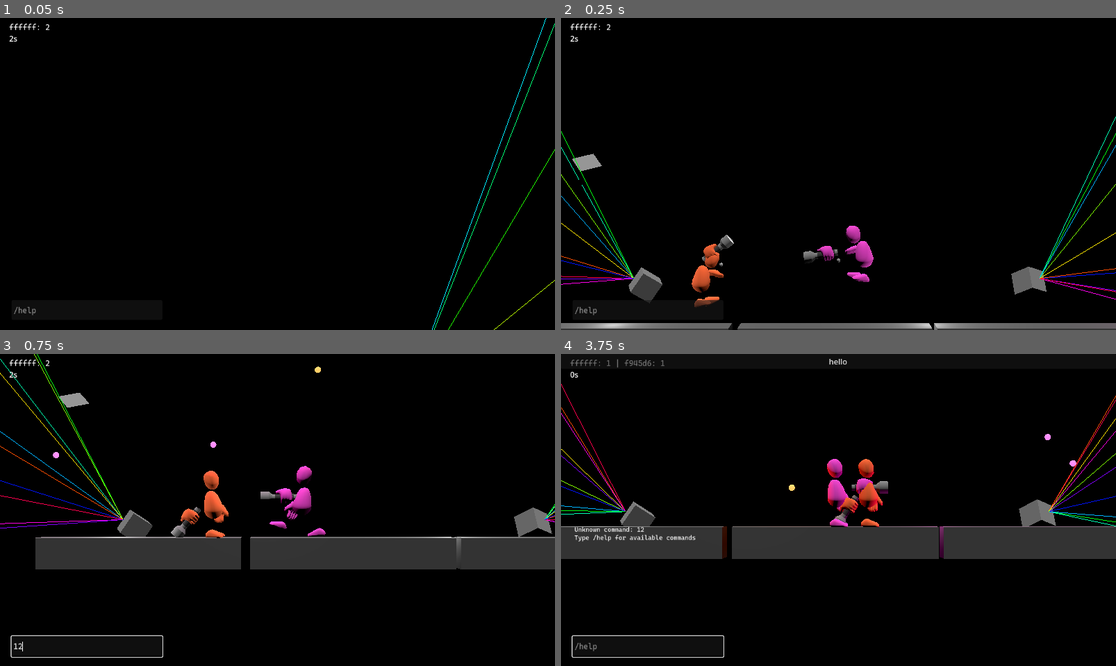
Above: before the commit, frames 1-4 (two rows, left to right).
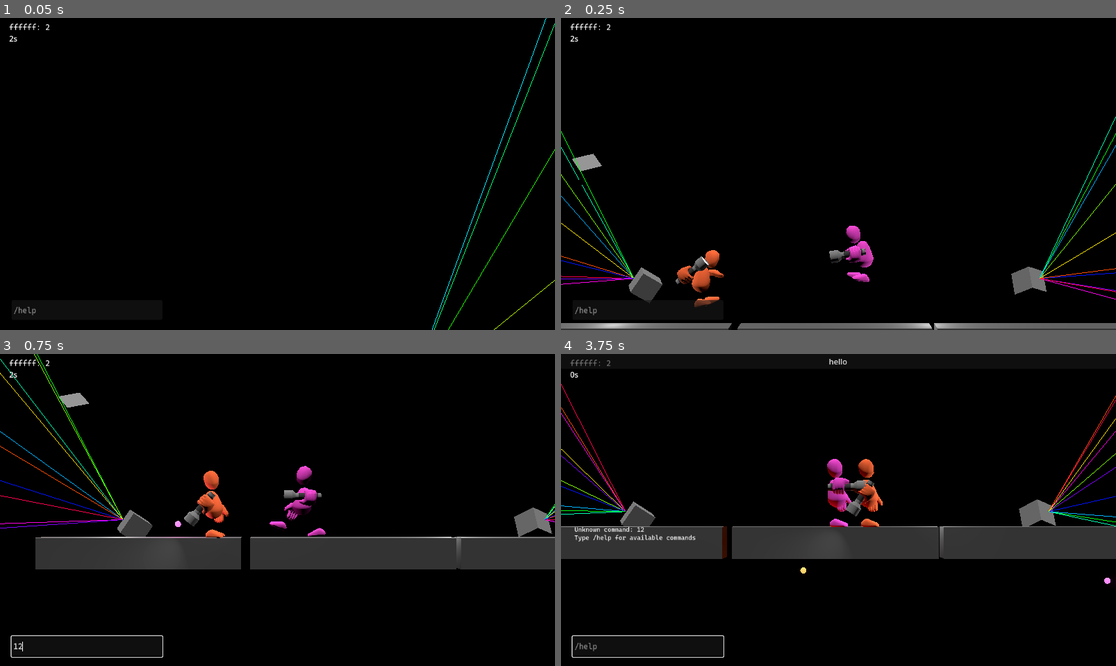
Above: after the commit, the same moments.

Repository: theowiik/project-epic-footsies-2
Game: Godot game, scene res://scenes/main.tscn
Two runs of this game, one before a commit and one after it. Both use one fixed random seed, a clock stepped at 60 frames per second and the inputs below. The engine's default icon, where the game draws it, is replaced by a stand-in: a white triangle on a blue panel in a dark square.
Inputs (mouse positions are in pixels of both pictures, inside the frame that each line leads up to):
- Up to frame 1 (0.05 s): no input
- Up to frame 2 (0.25 s): no input
- Up to frame 3 (0.75 s): click (88, 647) at 0.52 s; type "12" at 0.6 s
- Up to frame 4 (3.75 s): tap Enter at 1.25 s; move the mouse to (960, 494) at 1.27 s; hold D 1.28-2.03 s; tap J every 0.75 s from 1.35 to 3.6 s; click (960, 494) at 1.42 s; tap Space at 1.52, 2.27 s; move the mouse to (727, 525) at 2.02 s; hold S 2.03-2.78 s; move the mouse to (894, 441) at 2.77 s; hold D 2.78-3.53 s; move the mouse to (810, 572) at 3.52 s; hold W from 3.53 s (still down); click (810, 572) at 3.67 s

Frame 1 is identical in both runs. In frame 2, 0.7% of the frame differs, in the area x 20-55%, y 68-91%; in frame 3, 0.9%; in frame 4, 1.2%, in the area x 8-99%, y 1-74%.

Commit message:
Improve shooting (#39)
* Shoot from flashlight position

* Simplify flashlight meshes

* Move flashlight to the side

Diff:
--- a/game/objects/player/flashlight.tscn
+++ b/game/objects/player/flashlight.tscn
@@ -1,47 +1,30 @@
-[gd_scene load_steps=8 format=3 uid="uid://v38g5whwnt52"]
+[gd_scene load_steps=5 format=3 uid="uid://v38g5whwnt52"]
 
 [ext_resource type="Script" uid="uid://bpme3thc2gylf" path="res://scripts/flashlight.gd" id="1_h1fso"]
-[ext_resource type="Material" uid="uid://b1gx6182iwfew" path="res://materials/dark_material.tres" id="2_rti1r"]
 [ext_resource type="PackedScene" uid="uid://c7tevucxnacfx" path="res://objects/player/flashlight_only.tscn" id="3_wcc41"]
 [ext_resource type="PackedScene" uid="uid://blc5ishx88q0k" path="res://objects/player/hand_only.tscn" id="4_r5ew8"]
 
-[sub_resource type="CylinderMesh" id="CylinderMesh_o47a2"]
-material = ExtResource("2_rti1r")
-top_radius = 0.1
-bottom_radius = 0.1
-height = 0.7
-
-[sub_resource type="CylinderMesh" id="CylinderMesh_dqtkv"]
-material = ExtResource("2_rti1r")
-top_radius = 0.2
-bottom_radius = 0.1
-height = 0.2
-
 [sub_resource type="BoxShape3D" id="BoxShape3D_dqtkv"]
-size = Vector3(0.5827637, 0.5626068, 0.98846436)
+size = Vector3(0.5827637, 0.5626068, 1.252243)
 
 [node name="Flashlight" type="RigidBody3D"]
 collision_layer = 4
 script = ExtResource("1_h1fso")
 
-[node name="MeshInstance3D" type="MeshInstance3D" parent="."]
-transform = Transform3D(1, 0, 0, 0, -4.371139e-08, -1, 0, 1, -4.371139e-08, 0, 0, 0)
-visible = false
-mesh = SubResource("CylinderMesh_o47a2")
-
-[node name="MeshInstance3D2" type="MeshInstance3D" parent="."]
-transform = Transform3D(1, 0, 0, 0, -4.371139e-08, 1, 0, -1, -4.371139e-08, 0, 0, -0.4334725)
-visible = false
-mesh = SubResource("CylinderMesh_dqtkv")
-
-[node name="SpotLight3D" type="SpotLight3D" parent="."]
-transform = Transform3D(1, 0, 0, 0, 1, 0, 0, 0, 1, 0, 0, -0.5192648)
-
 [node name="CollisionShape3D" type="CollisionShape3D" parent="."]
-transform = Transform3D(1, 0, 0, 0, 1, 0, 0, 0, 1, 0.010620117, 0.045021057, -0.10714722)
+transform = Transform3D(1, 0, 0, 0, 1, 0, 0, 0, 1, 0.010620117, 0.045021057, -0.2022171)
 shape = SubResource("BoxShape3D_dqtkv")
 
-[node name="FlashlightOnly" parent="." instance=ExtResource("3_wcc41")]
+[node name="ShootPosition" type="Marker3D" parent="."]
+transform = Transform3D(1, 0, 0, 0, 1, 0, 0, 0, 1, 0, 0, -1.0954229)
 
-[node name="HandOnly" parent="." instance=ExtResource("4_r5ew8")]
+[node name="Visuals" type="Node3D" parent="."]
+transform = Transform3D(1, 0, 0, 0, 1, 0, 0, 0, 1, 1.0928963, 0, 0)
+
+[node name="FlashlightOnly" parent="Visuals" instance=ExtResource("3_wcc41")]
+
+[node name="HandOnly" parent="Visuals" instance=ExtResource("4_r5ew8")]
 transform = Transform3D(-1, 8.742278e-08, 0, -8.742278e-08, -1, 0, 0, 0, 1, 0, 0, 0)
+
+[node name="SpotLight3D" type="SpotLight3D" parent="Visuals"]
+transform = Transform3D(1, 0, 0, 0, 1, 0, 0, 0, 1, 0, 0, -0.821754)
--- a/game/objects/player/player.tscn
+++ b/game/objects/player/player.tscn
@@ -1211,10 +1211,6 @@
 &"walk": SubResource("Animation_ykyjo")
 }
 
-[sub_resource type="SphereMesh" id="SphereMesh_i8sra"]
-radius = 0.06
-height = 0.13
-
 [node name="Player" type="CharacterBody3D" groups=["players"]]
 collision_layer = 2
 collision_mask = 3
@@ -1245,7 +1241,7 @@
 visible = false
 
 [node name="LeftFoot" parent="Body" instance=ExtResource("7_i825w")]
-transform = Transform3D(-0.043356128, 0.36305597, 0.93075764, 0.016893394, 0.9317669, -0.36266264, -0.998916, 7.450578e-09, -0.04653109, -0.48053372, -0.72694933, 0)
+transform = Transform3D(-0.043356128, 0.36305597, 0.93075764, 0.016893394, 0.9317669, -0.36266264, -0.9989159, 7.450578e-09, -0.04653109, -0.48053372, -0.72694933, 0)
 
 [node name="RightFoot" parent="Body" instance=ExtResource("8_3rfka")]
 transform = Transform3D(0.38144568, -0.46780634, 0.79728025, 0.2018969, 0.8838307, 0.42199564, -0.9020742, 1.4901158e-08, 0.43158168, 0.5934705, -0.58153754, 0.06384897)
@@ -1260,10 +1256,7 @@
 transform = Transform3D(1, 0, 0, 0, 1, 0, 0, 0, 1, 0, 0.7618495, 0)
 
 [node name="DesiredFlashlightPosition" type="Marker3D" parent="AimPivot"]
-transform = Transform3D(1, 0, 0, 0, 1, 0, 0, 0, 1, 0.8746121, 0, 0)
-
-[node name="MeshInstance3D" type="MeshInstance3D" parent="AimPivot/DesiredFlashlightPosition"]
-mesh = SubResource("SphereMesh_i8sra")
+transform = Transform3D(1, 0, 0, 0, 1, 0, 0, 0, 1, 0.12713635, 0, 0)
 
 [node name="Flashlight" parent="." instance=ExtResource("9_i8sra")]
 transform = Transform3D(-4.371139e-08, 0, -1, 0, 1, 0, 1, 0, -4.371139e-08, 1.812, 0.762, 0)
--- a/game/scripts/flashlight.gd
+++ b/game/scripts/flashlight.gd
@@ -6,10 +6,11 @@
 const ROTATION_SPEED: float = 90.0
 
 var target_position: Node3D = null
-var facing_right: bool = true
+var aim_origin: Node3D = null
 
-@onready var flashlight_model: Node3D = $FlashlightOnly
-@onready var hand_model: Node3D = $HandOnly
+@onready var visuals: Node3D = $Visuals
+@onready var hand_mesh: MeshInstance3D = $Visuals/HandOnly/flashlight_hand
+@onready var shoot_position: Node3D = $ShootPosition
 
 
 func _ready() -> void:
@@ -19,17 +20,22 @@
 
 
 func set_color(color: Color) -> void:
-	var material = hand_model.get_node("flashlight_hand").get_active_material(0)
+	var material = hand_mesh.get_active_material(0)
 	if material:
 		material = material.duplicate()
 		material.albedo_color = color
-		hand_model.get_node("flashlight_hand").set_surface_override_material(0, material)
+		hand_mesh.set_surface_override_material(0, material)
 
 
 func _physics_process(delta: float) -> void:
-	if target_position == null:
+	if target_position == null or aim_origin == null:
 		return
 
+	_move_towards_target_position()
+	_rotate_towards_target(delta)
+
+
+func _move_towards_target_position() -> void:
 	var target_pos = target_position.global_position
 	var current_pos = global_position
 	var displacement = target_pos - current_pos
@@ -40,21 +46,10 @@
 
 	apply_central_force(force)
 
-	var aim_origin = target_position.get_parent().global_position
-	var aim_direction = (target_position.global_position - aim_origin).normalized()
 
-	_update_facing(aim_direction.x)
+func _rotate_towards_target(delta: float) -> void:
+	var aim_direction = (target_position.global_position - aim_origin.global_position).normalized()
 
-	var target_basis = Basis.looking_at(aim_direction, Vector3.UP)
+	var up_vector = Vector3.DOWN if aim_direction.x < 0 else Vector3.UP
+	var target_basis = Basis.looking_at(aim_direction, up_vector)
 	global_transform.basis = global_transform.basis.slerp(target_basis, ROTATION_SPEED * delta)
-
-
-func _update_facing(aim_x: float) -> void:
-	if aim_x > 0.1 and not facing_right:
-		facing_right = true
-		flashlight_model.scale.x = 1.0
-		hand_model.scale.x = 1.0
-	elif aim_x < -0.1 and facing_right:
-		facing_right = false
-		flashlight_model.scale.x = -1.0
-		hand_model.scale.x = -1.0
--- a/game/scripts/player.gd
+++ b/game/scripts/player.gd
@@ -43,6 +43,7 @@
 
 	animation_manager = AnimationManager.new(animation_player, body)
 	flashlight.target_position = $AimPivot/DesiredFlashlightPosition
+	flashlight.aim_origin = aim_pivot
 
 	_apply_team_color()
 
@@ -63,10 +64,9 @@
 		aim_pivot.rotation.z = angle
 
 	if input.is_shoot_pressed() and shoot_cooldown <= 0:
-		var direction = (flashlight.global_position - global_position).normalized()
-		var context = ShootingContext.new(
-			flashlight.global_position, direction, team_color, get_parent(), self
-		)
+		var shoot_pos = flashlight.shoot_position.global_position
+		var direction = -flashlight.global_transform.basis.z
+		var context = ShootingContext.new(shoot_pos, direction, team_color, get_parent(), self)
 
 		shooter.shoot(context)
 		shoot_cooldown = shooter.get_shoot_delay()
Not shown: 1 places in game/objects/player/player.tscn that only renumber resources
